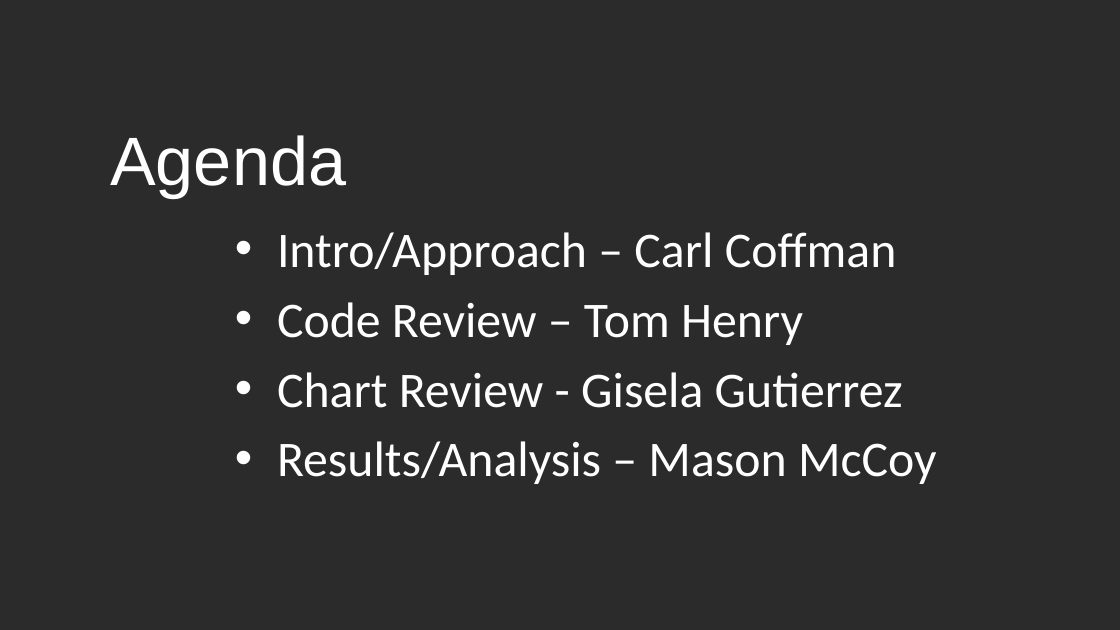
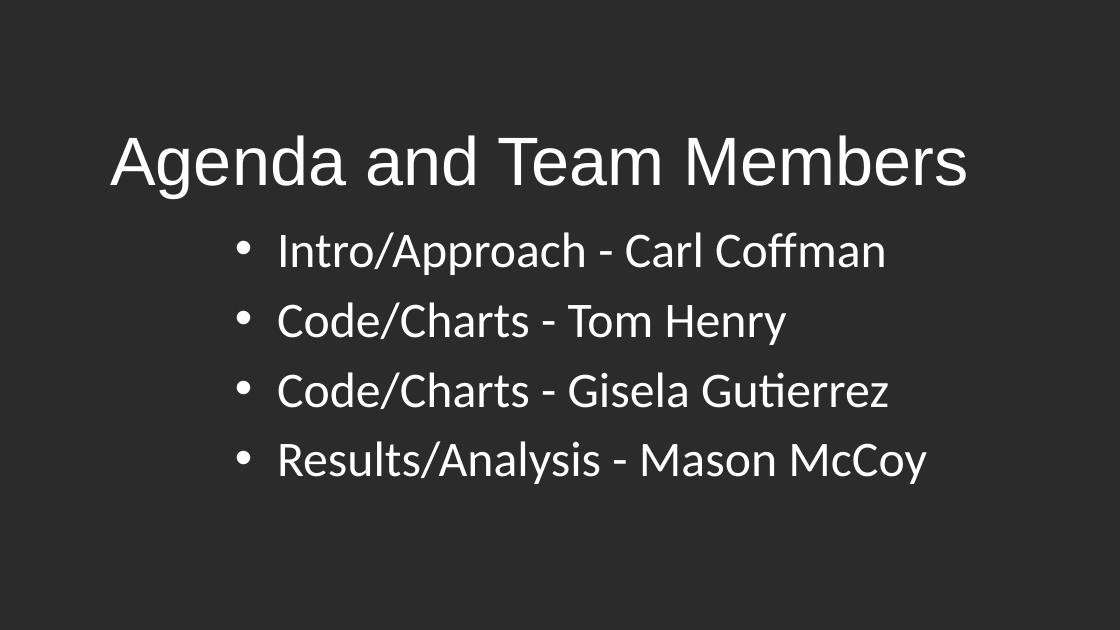
Before and after one commit to MasonMcCoy/Chicago_Crime, a slide deck: slide 2 of NU-Project1_ChicagoMagMile_Crime.pptx. Drawn at 1120x630 pixels with LibreOffice and Linux fonts; fonts in the diff are those of the drawing; background and template pictures are left out; a plain dark background stands for a picture behind light text. Boxes give left, top, right and bottom in pixels: in the first picture for what was removed or moved away, otherwise in the second. Text is boxed around its words. In the diff, an @@ line names an element or a change of style, - is before the commit and + after.

Commit message:
Adding PPT/XLS and removing "Carl's Stuff" folder and its content

```diff
--- a/NU-Project1_ChicagoMagMile_Crime.pptx
+++ b/NU-Project1_ChicagoMagMile_Crime.pptx
@@ text at [110,135,968,198]: text changed @@
-Agenda
+Agenda and Team Members
@@ text at [277,232,927,484]: text changed @@
-• Intro/Approach – Carl Coffman
-• Code Review – Tom Henry
-• Chart Review - Gisela Gutierrez
-• Results/Analysis – Mason McCoy
+• Intro/Approach - Carl Coffman
+• Code/Charts - Tom Henry
+• Code/Charts - Gisela Gutierrez
+• Results/Analysis - Mason McCoy
```
Also in this commit, not shown: 5 other slides changed, 12 slides added, 6 slides removed, 8 other files.
